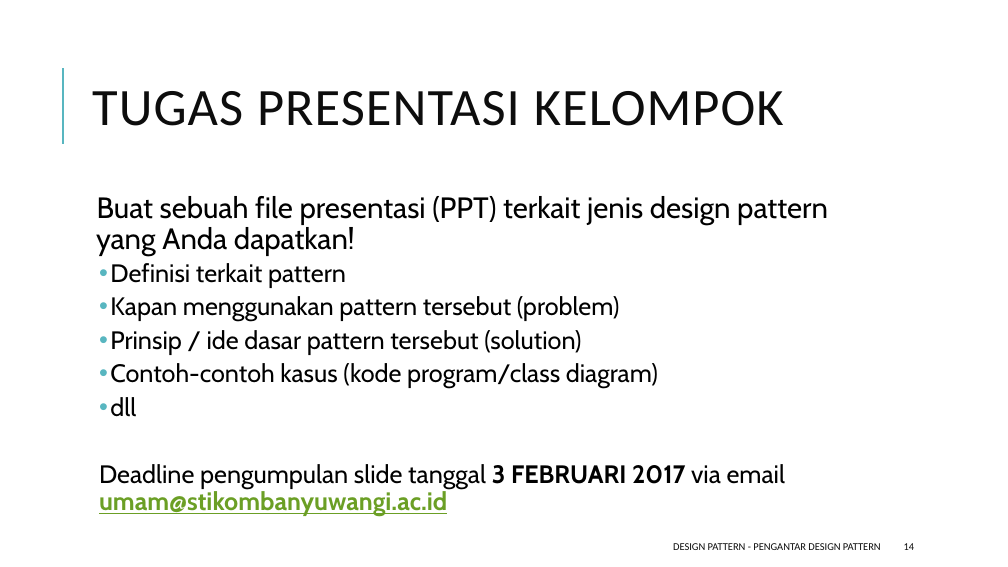
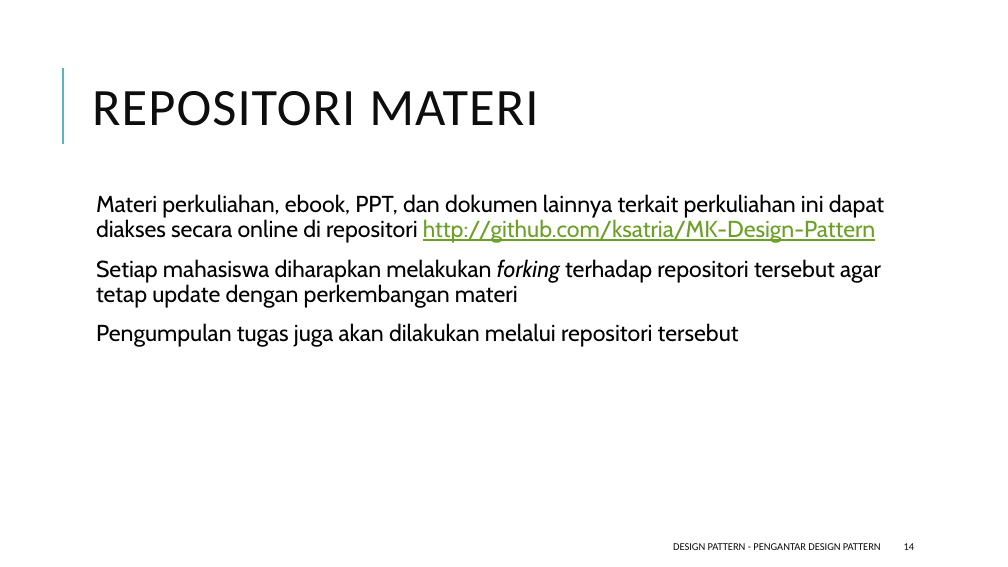
Before and after one commit to ksatria/MK-Design-Pattern, a slide deck: slide 14 of PPT/Design Pattern 1 - Pengantar Design Pattern.pptx. Drawn at 1008x567 pixels with LibreOffice and Linux fonts; fonts in the diff are those of the drawing. Boxes give left, top, right and bottom in pixels: in the first picture for what was removed or moved away, otherwise in the second. Text is boxed around its words. In the diff, an @@ line names an element or a change of style, - is before the commit and + after.

```diff
--- a/PPT/Design Pattern 1 - Pengantar Design Pattern.pptx
+++ b/PPT/Design Pattern 1 - Pengantar Design Pattern.pptx
@@ title at (92, 91, 538, 126): text changed @@
-TUGAS PRESENTASI KELOMPOK
+REPOSITORI MATERI
@@ text at (96, 194, 884, 347): text changed; size 24 to 22 pt @@
-  Buat sebuah file presentasi (PPT) terkait jenis design pattern yang Anda dapatkan!
-  • Definisi terkait pattern
-  • Kapan menggunakan pattern tersebut (problem)
-  • Prinsip / ide dasar pattern tersebut (solution)
-  • Contoh-contoh kasus (kode program/class diagram)
-  • dll
-  Deadline pengumpulan slide tanggal 3 FEBRUARI 2017 via email umam@stikombanyuwangi.ac.id
+  Materi perkuliahan, ebook, PPT, dan dokumen lainnya terkait perkuliahan ini dapat diakses secara online di repositori http://github.com/ksatria/MK-Design-Pattern
+  Setiap mahasiswa diharapkan melakukan forking terhadap repositori tersebut agar tetap update dengan perkembangan materi
+  Pengumpulan tugas juga akan dilakukan melalui repositori tersebut
```
Also in this commit, not shown: 1 slide added, 2 slides removed.
